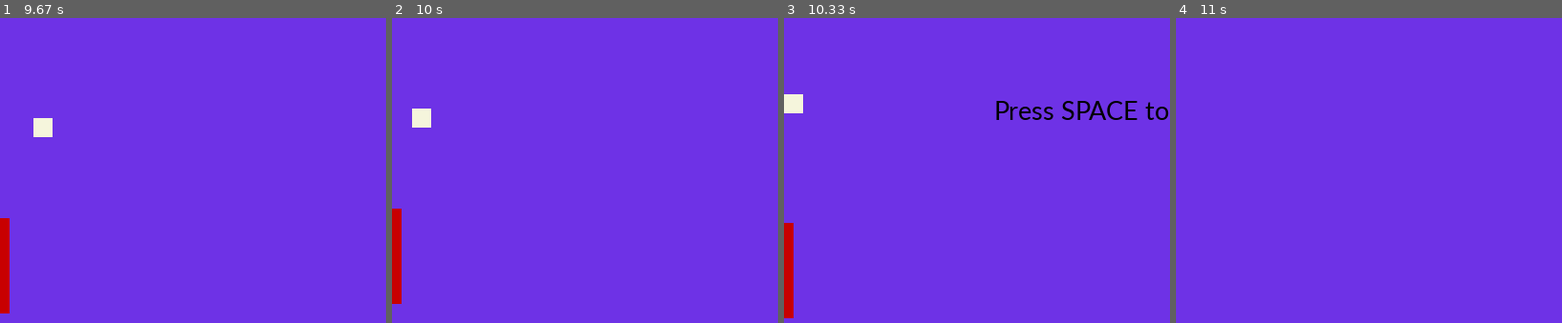
Above: before the commit, frames 1-4 (left to right).
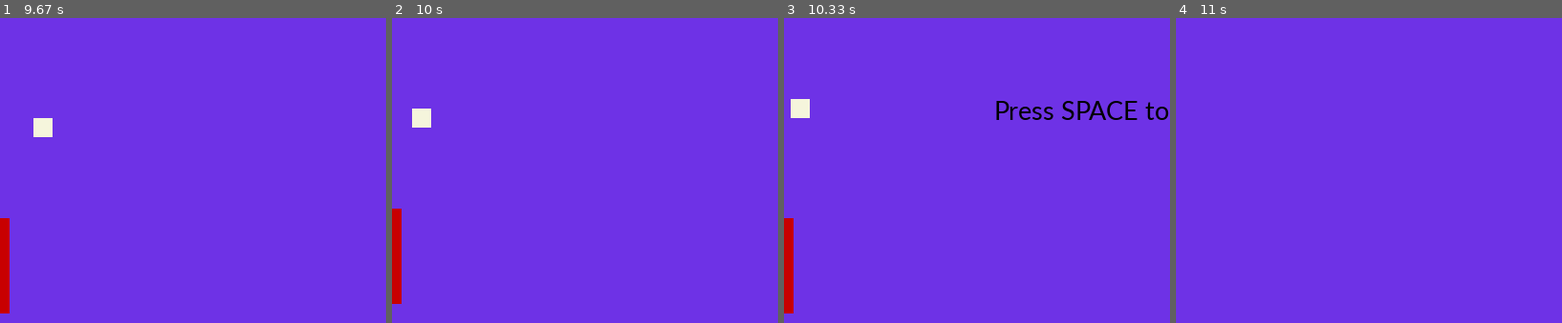
Above: after the commit, the same moments.

Repository: BackMountainDevil/pongPygame
Game: pygame game, started from pong.py
Two runs of this game, one before a commit and one after it. Both use one fixed random seed, a clock stepped at 60 frames per second and the inputs below.
Inputs:
- Up to frame 1 (9.67 s): hold S 0.33-0.8 s; hold W 0.83-1.2 s; tap Space at 0.9, 1.3, 1.7, 2.03, 2.37, 2.77, 3.17, 3.5, 3.83, 4.23, 4.63, 4.97, 5.3, 5.7, 6.1, 6.43, 6.77, 7.17, 7.57, 7.9, 8.23, 8.63, 9.03, 9.37 s; hold S 1.23-1.6 s; hold W 1.63-1.93 s; hold S 1.97-2.27 s; hold W 2.3-2.67 s; hold S 2.7-3.07 s; hold W 3.1-3.4 s; hold S 3.43-3.73 s; hold W 3.77-4.13 s; hold S 4.17-4.53 s; hold W 4.57-4.87 s; hold S 4.9-5.2 s; hold W 5.23-5.6 s; hold S 5.63-6 s; hold W 6.03-6.33 s; hold S 6.37-6.67 s; hold W 6.7-7.07 s; hold S 7.1-7.47 s; hold W 7.5-7.8 s; hold S 7.83-8.13 s; hold W 8.17-8.53 s; hold S 8.57-8.93 s; hold W 8.97-9.27 s; hold S 9.3-9.6 s; hold W from 9.63 s (still down)
- Up to frame 2 (10 s): keep holding W; tap Space at 9.7 s
- Up to frame 3 (10.33 s): release W at 10 s; hold S from 10.03 s (still down); tap Space at 10.1 s
- Up to frame 4 (11 s): release S at 10.4 s; hold W 10.43-10.73 s; tap Space at 10.5, 10.83 s; hold S from 10.77 s (still down)
The pictures show only the part of the screen within x 0-50%, y 50-100%; the shares and areas given below are measured in that part.

Frames 1-2 are identical in both runs. In frame 3, 0.4% of the frame differs, in the area x 0-7%, y 25-99%; in frame 4, nothing differs.

Commit message:
在ball类中使用update函数处理上下右边界的速度变化

Diff:
--- a/ball.py
+++ b/ball.py
@@ -10,17 +10,24 @@
     speedx = 7
     speedy = 5
 
-    def __init__(self, color, width, height):
+    def __init__(self, color, width, height, screensize):
         pygame.sprite.Sprite.__init__(self)
 
         self.image = pygame.Surface([width, height])
         self.image.fill(color)
         self.rect = self.image.get_rect()  # 位置数据
-        self.WIDTH = width
-        self.HEIGHT = height
+        (self.WIDTH, self.HEIGHT) = screensize
 
     def reset(self):
         self.rect.x = 490  # 球数据
         self.rect.y = 80
         self.speedx = 7
         self.speedy = 5
+
+    def update(self):
+        if (self.rect.y > self.HEIGHT or self.rect.y < 0):  # 上下边界
+            self.speedy = -self.speedy
+        elif self.rect.x > self.WIDTH:  # 右边界处理
+            self.speedx = -self.speedx
+        self.rect.x = self.rect.x + self.speedx
+        self.rect.y = self.rect.y + self.speedy
--- a/pong.py
+++ b/pong.py
@@ -40,7 +40,7 @@
     pygame.display.set_caption('Pong Pygame program')
     clock = pygame.time.Clock()
 
-    bball = ball(CBALL, 20, 20)
+    bball = ball(CBALL, 20, 20, (WIDTH, HEIGHT))
     bball.rect.x = 490
     bball.rect.y = 80
     rkt = racket(CRKT, 10, 100)
@@ -103,9 +103,8 @@
                     HEIGHT) and pygame.key.get_pressed()[K_s]:
                 rkt.rect.y = rkt.rect.y + rkt.rkstep
 
-            if bball.rect.x > WIDTH:  # 球的边界处理
-                bball.speedx = -bball.speedx
-            elif bball.rect.x < (bball.radius):  # 左边界
+            bball.update()
+            if bball.rect.x < (bball.radius):  # 左边界
                 if pygame.sprite.collide_rect(rkt, bball):  # sprite自带的碰撞检测
                     score = score + 1
                     bball.speedx = -bball.speedx
@@ -116,10 +115,6 @@
                     isfail = True
                     if isload:
                         mfail.play()
-            if (bball.rect.y > HEIGHT or bball.rect.y < 0):  # 上下边界
-                bball.speedy = -bball.speedy
-            bball.rect.x = bball.rect.x + bball.speedx
-            bball.rect.y = bball.rect.y + bball.speedy
 
         if isfail and isfont:
             tover = ftg.render("Game Over", True, CFONT)
Not shown, changed: README.md
